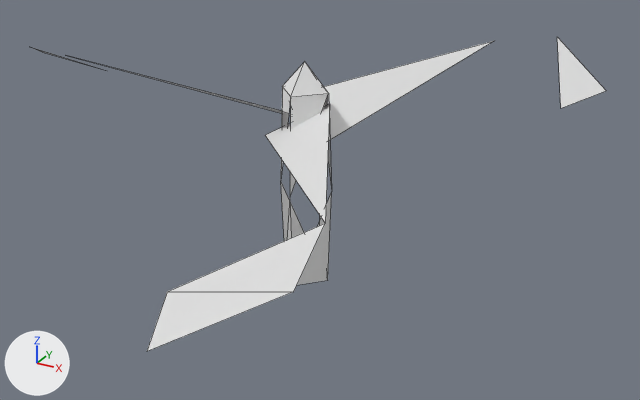
The OBJ model assets/meshes/propellaShape_1014.obj as it was, and as the next commit left it.
The view is the same before and after, from a 50 mm camera at (0.157, -0.275, 0.147) aimed at (0.002, 0.008, 0.005). Lighting does not change. The marker at lower left points along +X, +Y and +Z. The older version comes first. Mesh edges are drawn as thin lines. Where no turn or scale is listed for an object, it has been applied to the vertices. Vertices at exactly the same position are counted once.

The older version as bpy lines, for what is in view:
```python
me_propellashape_1014 = bpy.data.meshes.new('propellaShape_1014')
me_propellashape_1014.from_pydata(...)  # 31 vertices, 19 faces; spans x -0.158..0.086, y -0.143..0.136, z -0.025..0.063
ob_propellashape_1014 = bpy.data.objects.new('propellaShape_1014', me_propellashape_1014)
ob_propellashape_1014.location = (0.0, 0.0, 0.0)
```
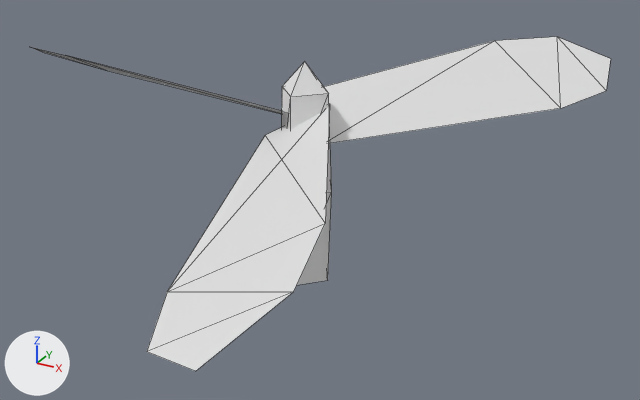
The change in detail:
me_propellashape_1014 is used by ob_propellashape_1014; location (0.0, 0.0, 0.0).
me_propellashape_1014 had 31 vertices, 19 faces and spanned x -0.158..0.086, y -0.143..0.136, z -0.025..0.063.
me_propellashape_1014 now has 33 vertices, 36 faces and spans x -0.158..0.086, y -0.154..0.142, z -0.025..0.063.
Part 1, on me_propellashape_1014:
5 faces are deleted.
2 vertices are added at (0.081, 0.142, 0.042), (0.062, -0.154, 0.042).
22 new faces join them.

Location of each change, (x1, y1, x2, y2) in pixels of the pictures (640 x 400 px):
'propellaShape_1014', reshaped (6% taller)
    before: (33, 37, 606, 351)
    after: (31, 37, 611, 371)
part 1 of me_propellashape_1014, built on
    before: (73, 37, 606, 351)
    after: (35, 37, 611, 371)
